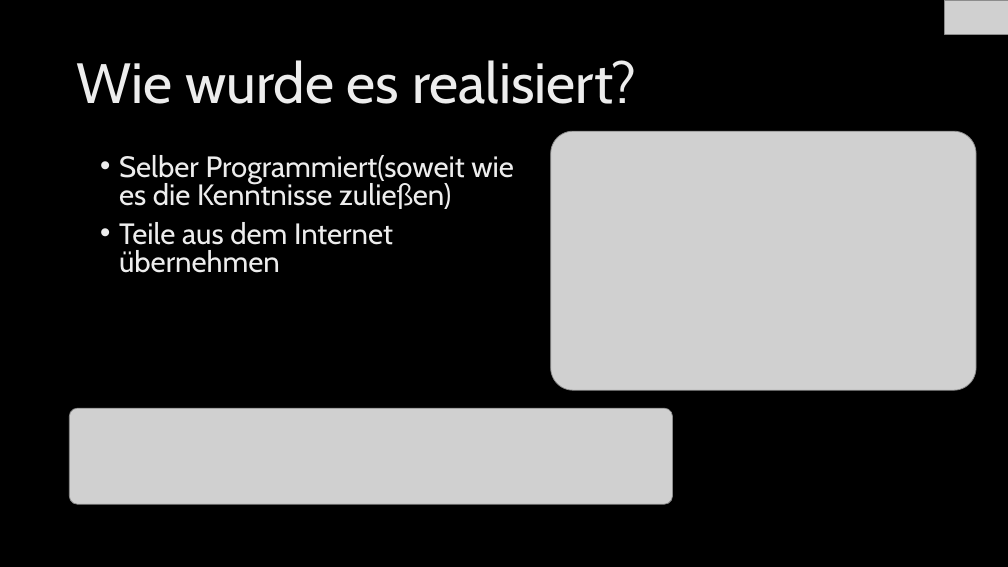
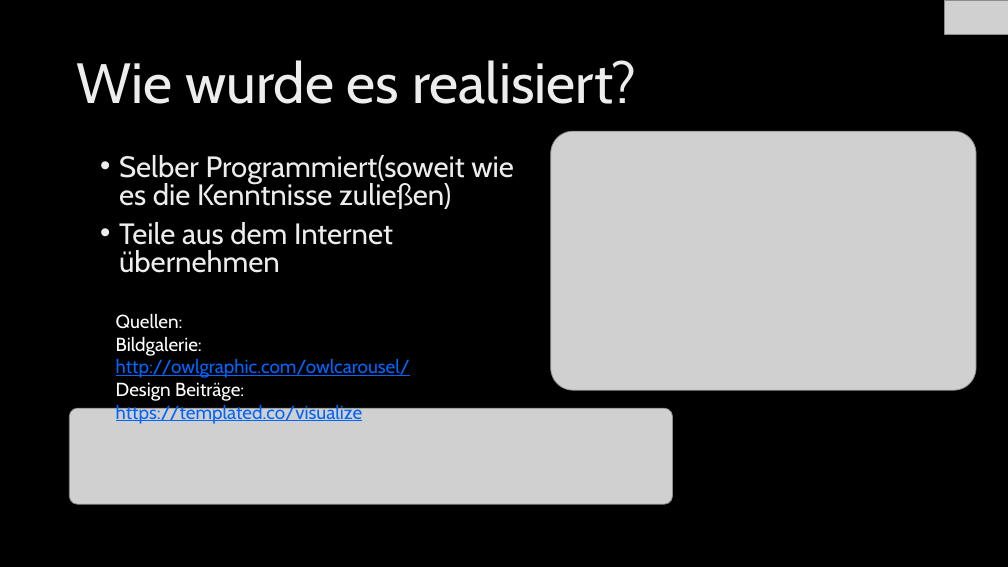
Before and after one commit to mircb/ProjektWebseite, a slide deck: slide 7 of WebProjekt.pptx (slide 6 before the commit). Drawn at 1008x567 pixels with LibreOffice and Linux fonts; fonts in the diff are those of the drawing; grey boxes stand for pictures; background and template pictures are left out. Boxes give left, top, right and bottom in pixels: in the first picture for what was removed or moved away, otherwise in the second. Text is boxed around its words. In the diff, an @@ line names an element or a change of style, - is before the commit and + after.

```diff
--- a/WebProjekt.pptx
+++ b/WebProjekt.pptx
@@ text added at (x1=116, y1=313, x2=410, y2=424), 18 pt, text #0066FF, underline @@
+Quellen:
+Bildgalerie: http://owlgraphic.com/owlcarousel/
+Design Beiträge: https://templated.co/visualize
```
Also in this commit, not shown: 1 other slide changed, 1 slide added.
